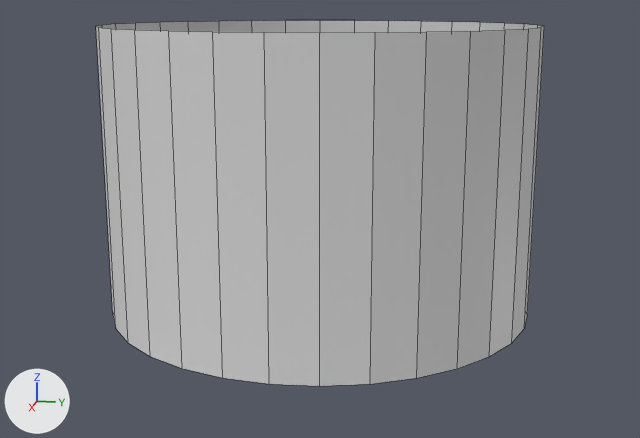
The Blender file 3dintankperception/models/terrain_image.blend, before and after one commit.
Before and after are seen from a 50 mm lens placed at (43.5, 12.0, 16.5), pointed at (-2.6, 2.8, 5.0). Lighting does not change. The marker at lower left points along +X, +Y and +Z. Mesh edges are drawn as thin lines.
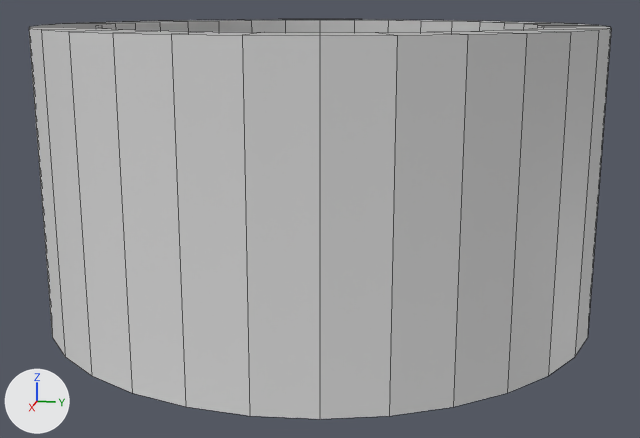
Where the change shows, as pixel boxes [x1, y1, x2, y2] in the pictures (640 x 438 px):
'Circle', reshaped (30% wider, 9% taller)
    before: [96, 21, 544, 386]
    after: [29, 20, 611, 419]
part 1 of me_circle, added
    after: [29, 20, 611, 419]

Diff of the bpy script that builds the scene:
```diff
--- a/3dintankperception/models/terrain_image.blend.py
+++ b/3dintankperception/models/terrain_image.blend.py
@@ me_circle @@
 # used by ob_circle; location = (-3.25, 2.63, 0.04); scale = (0.305, 0.305, 0.305)
-me_circle.from_pydata(...)  # 64 vertices, 32 faces; spans x -37.5..37.5, y -37.5..37.5, z 0.0..50.0
+me_circle.from_pydata(...)  # 128 vertices, 97 faces; spans x -47.9..47.9, y -47.9..47.9, z 0.0..50.0
+# me_circle part 1
+# 32 vertices are added at x -47.9..47.9, y -47.9..47.9, z 0.0
+# 32 new vertices lie (0.0, 0.0, 50.0) away from vertices in x -47.9..47.9, y -47.9..47.9, z 0.0
+# 65 new faces join them
```
